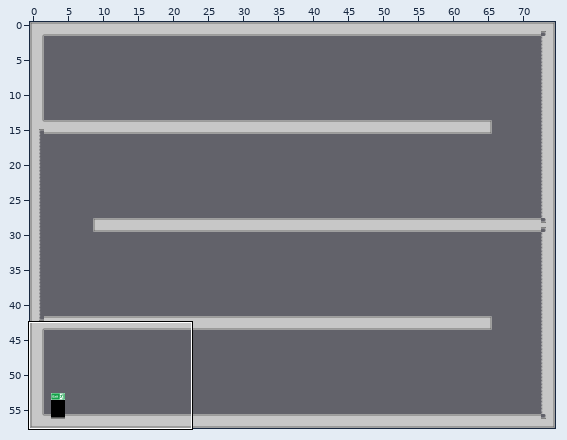
An edit to a level. Tiled map, Assets/Levels/level_004.tmx. The picture above shows the old version from afar; the outline marks the close-up.
Close-up. First the earlier version:
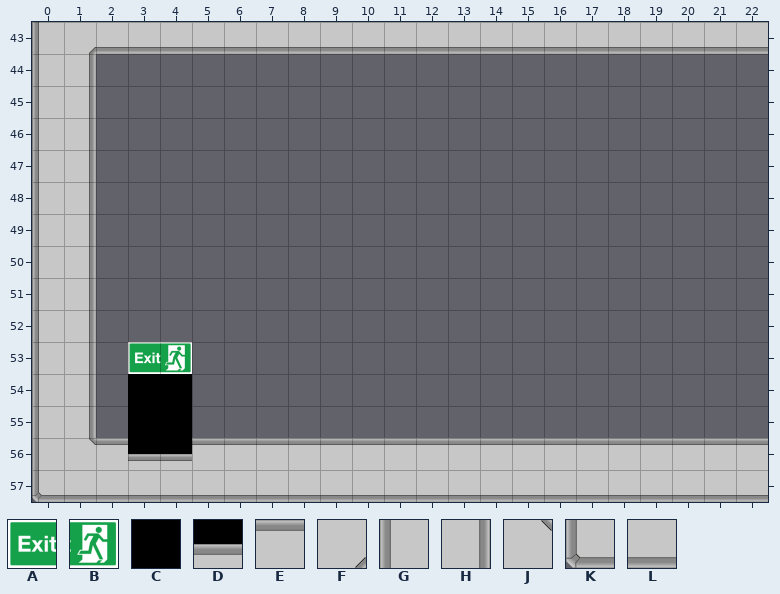
Cells are 96x96 px. Shown: x 0..22, y 43..57. The commit also changed other parts of the map, which this record leaves out. Tiles whose own drawing changed are shown in their newer look in all pictures.
Key: from "spacestation_background": A 0, B 1, C 2, D 6; from "spacestation_wall": E 1, F 3, G 5, H 7, J 8, K 10, L 11.
_ is an empty cell.
Layer "Tile Layer 1" before, first column x 0:
43 GFLLLLLLLLLLLLLLLLLLLLL
44 GH_____________________
45 GH_____________________
46 GH_____________________
47 GH_____________________
48 GH_____________________
49 GH_____________________
50 GH_____________________
51 GH_____________________
52 GH_____________________
53 GH_AB__________________
54 GH_CC__________________
55 GH_CC__________________
56 GJEDDEEEEEEEEEEEEEEEEEE
57 KLLLLLLLLLLLLLLLLLLLLLL
The same view after the edit:
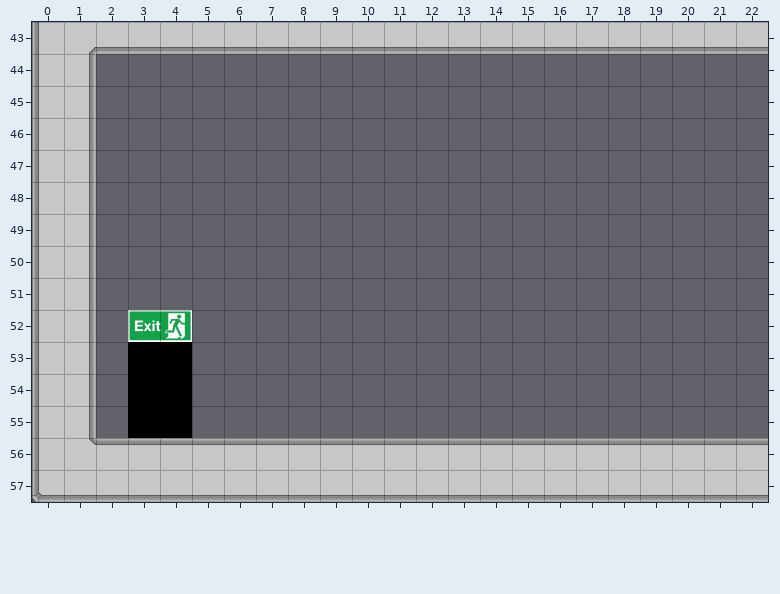
What changed:
Layer "Tile Layer 1":
y 52: x 3..4 __ -> AB
y 53: x 3..4 AB -> CC
y 56: x 3..4 DD -> EE
Changed places in both close-ups, as pixel boxes (x1, y1, x2, y2):
changed: (128, 310, 192, 374)
changed: (128, 438, 192, 461)
